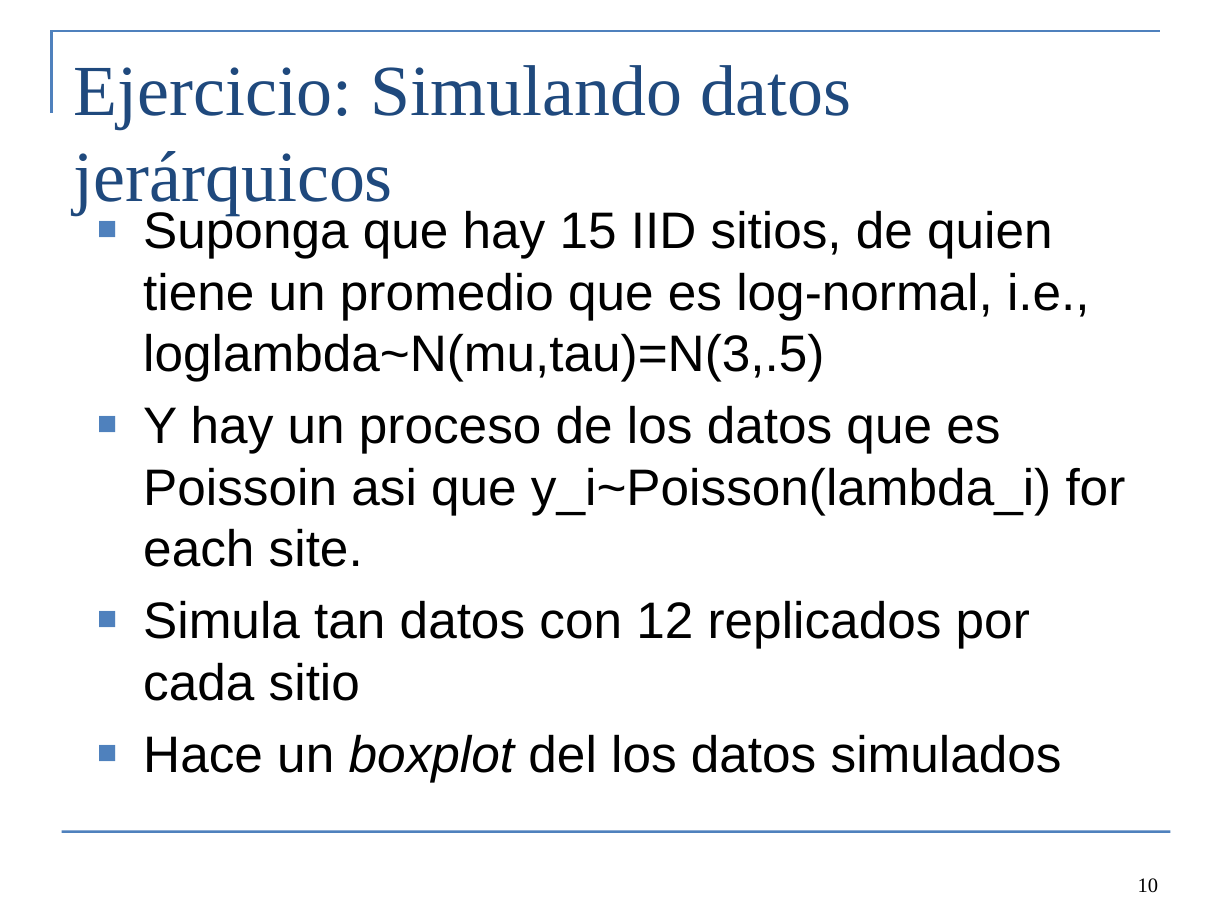
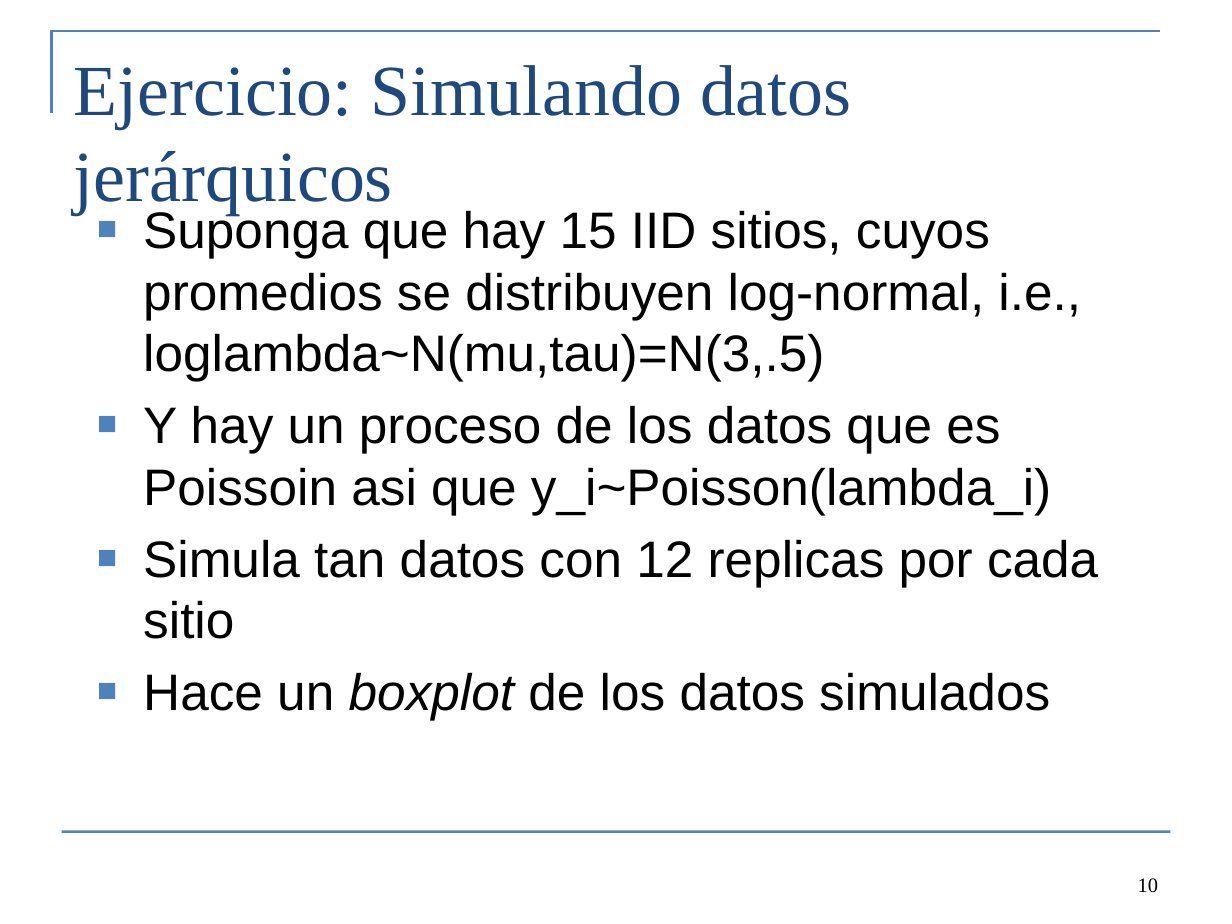
Before and after one commit to colemonnahan/bayes_workshop, a slide deck: slide 10 of dia4/lecture4_hierarchical.pptx. Drawn at 1232x924 pixels with LibreOffice and Linux fonts; fonts in the diff are those of the drawing. Boxes give left, top, right and bottom in pixels: in the first picture for what was removed or moved away, otherwise in the second. Text is boxed around its words. In the diff, an @@ line names an element or a change of style, - is before the commit and + after.

```diff
--- a/dia4/lecture4_hierarchical.pptx
+++ b/dia4/lecture4_hierarchical.pptx
@@ text at <box>143,207,1098,720</box>: text changed @@
-■ Suponga que hay 15 IID sitios, de quien tiene un promedio que es log-normal, i.e., loglambda~N(mu,tau)=N(3,.5)
-■ Y hay un proceso de los datos que es Poissoin asi que y_i~Poisson(lambda_i) for each site.
-■ Simula tan datos con 12 replicados por cada sitio
-■ Hace un boxplot del los datos simulados
+■ Suponga que hay 15 IID sitios, cuyos promedios se distribuyen log-normal, i.e., loglambda~N(mu,tau)=N(3,.5)
+■ Y hay un proceso de los datos que es Poissoin asi que y_i~Poisson(lambda_i)
+■ Simula tan datos con 12 replicas por cada sitio
+■ Hace un boxplot de los datos simulados
```
Also in this commit, not shown: 3 other slides changed, 3 other files.
